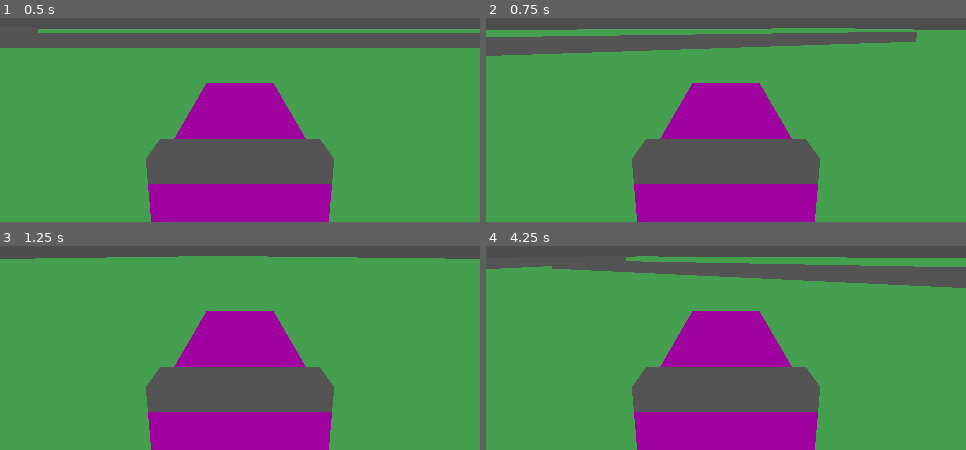
Above: before the commit, frames 1-4 (two rows, left to right).
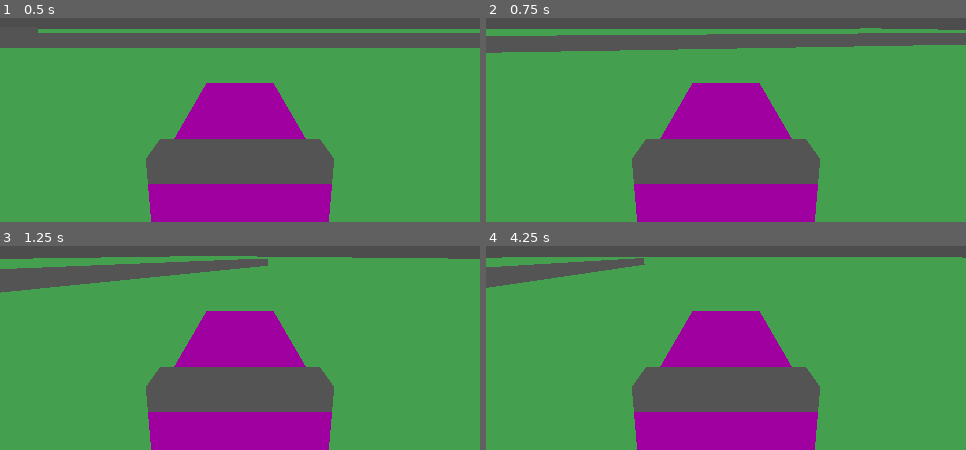
Above: after the commit, the same moments.

Repository: Exponential182/MowerRacer
Game: Godot game, scene res://prefabs/temp_ground.tscn
Two runs of this game, one before a commit and one after it. Both use one fixed random seed, a clock stepped at 60 frames per second and the inputs below.
Inputs:
- Up to frame 1 (0.5 s): no input
- Up to frame 2 (0.75 s): tap Enter (confirm_customisation) at 0.5, 0.6 s; hold D (steer_right) from 0.53 s (still down)
- Up to frame 3 (1.25 s): keep holding D (steer_right)
- Up to frame 4 (4.25 s): release D (steer_right) at 1.28 s; hold S (brake) 1.28-2.03 s; tap E (use) at 1.35, 2.85 s; hold D (steer_right) 2.03-2.78 s; tap Enter (confirm_customisation) at 2.1, 3.6 s; hold W (accelerate) 2.78-3.53 s; hold A (steer_left) from 3.53 s (still down)

Frame 1 is identical in both runs. In frame 2, 1.9% of the frame differs, in the area x 0-100%, y 4-19%; in frame 3, 4.2%; in frame 4, 7.8%, in the area x 0-100%, y 4-21%.

Commit message:
Functional car, still missing most of the handling

Diff:
--- a/prefabs/car.tscn
+++ b/prefabs/car.tscn
@@ -4,17 +4,19 @@
 
 [sub_resource type="PhysicsMaterial" id="PhysicsMaterial_avh6m"]
 
+[sub_resource type="BoxShape3D" id="BoxShape3D_5dwk6"]
+size = Vector3(1, 0.3, 2)
+
 [sub_resource type="StandardMaterial3D" id="StandardMaterial3D_avh6m"]
 albedo_color = Color(1, 0, 1, 1)
 
 [node name="Car" type="RigidBody3D" unique_id=72578825]
 physics_material_override = SubResource("PhysicsMaterial_avh6m")
-angular_damp = 3.5
+angular_damp = 7.0
 script = ExtResource("1_5tv3e")
 
 [node name="collider" type="CollisionShape3D" parent="." unique_id=566734688]
-visible = false
-disabled = true
+shape = SubResource("BoxShape3D_5dwk6")
 
 [node name="car" type="CSGBox3D" parent="." unique_id=1328652760]
 size = Vector3(1, 0.3, 2)
--- a/project.godot
+++ b/project.godot
@@ -115,9 +115,6 @@
 "events": [Object(InputEventKey,"resource_local_to_scene":false,"resource_name":"","device":-1,"window_id":0,"alt_press …(195 unchanged characters)…
 ]
 }
-
-[input]
-
 steer_right={
 "deadzone": 0.2,
 "events": [Object(InputEventKey,"resource_local_to_scene":false,"resource_name":"","device":-1,"window_id":0,"alt_press …(192 unchanged characters)…
--- a/scripts/car.gd
+++ b/scripts/car.gd
@@ -17,7 +17,7 @@
 var RAY_FORCE_STRENGTH: float = 20.0
 var RAY_FORCE_DAMPING: float = 8.0
 # temp
-var STEERING_TORQUE: float = 20.0
+var STEERING_TORQUE: float = 5.0
 var LINEAR_POWER: float = 8.0
 var GRIP: float = 1.0
 
@@ -62,4 +62,4 @@
 	var right_dir: Vector3 = global_basis.x
 	var lateral_velocity: Vector3 = right_dir * linear_velocity.dot(right_dir)
 
-	apply_central_impulse(-lateral_velocity * GRIP)
+	apply_central_impulse(-lateral_velocity * 0.95)
